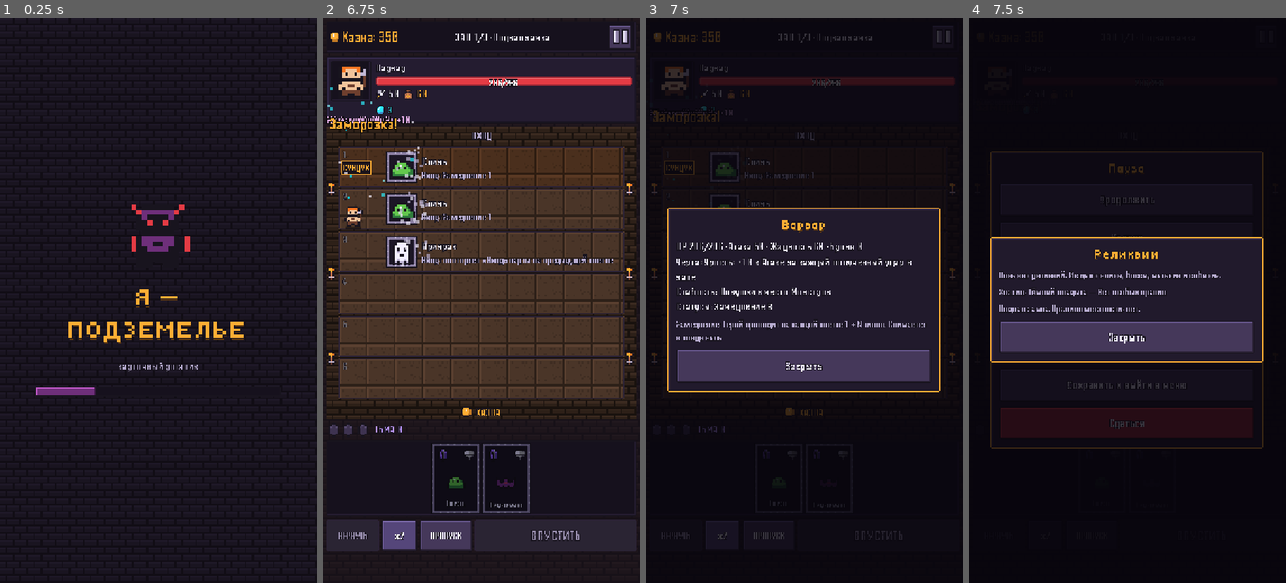
Above: before the commit, frames 1-4 (left to right).
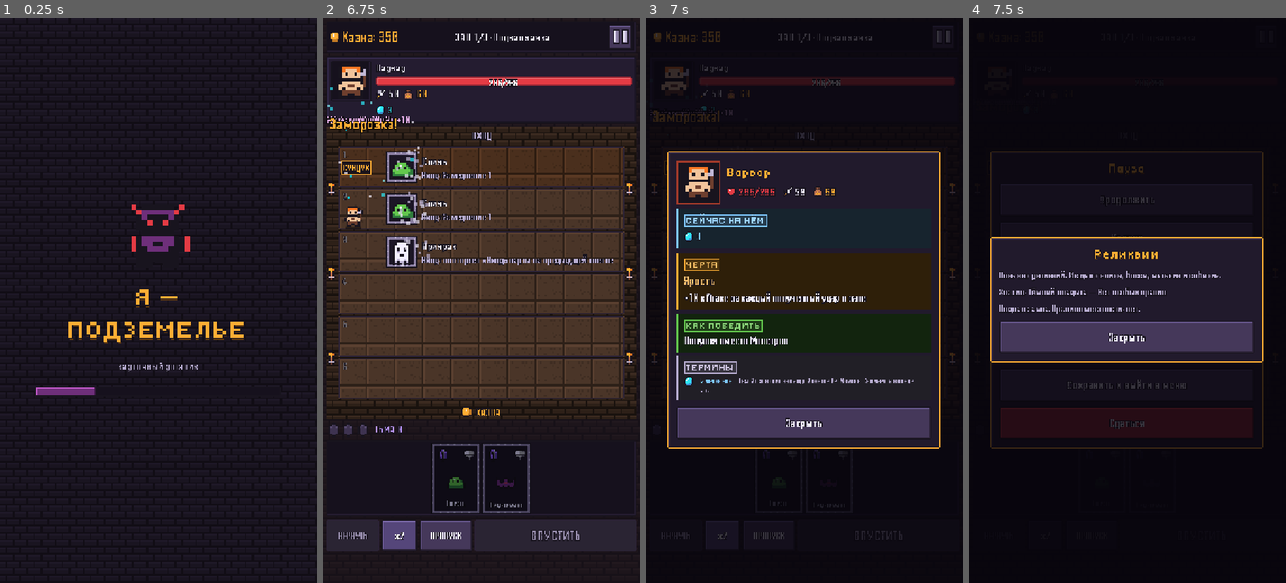
Above: after the commit, the same moments.

Repository: evgengoldwar/NeonPrime
Game: Godot game, scene res://tools/ui_shots.tscn
Two runs of this game, one before a commit and one after it. Both use one fixed random seed, a clock stepped at 60 frames per second and the inputs below. This scene is started directly instead of the project's main scene.
Inputs (mouse positions are in pixels of both pictures, inside the frame that each line leads up to):
- Up to frame 1 (0.25 s): no input
- Up to frame 2 (6.75 s): tap Enter at 0.5 s; move the mouse to (551, 272) at 0.52 s; click (551, 272) at 0.67 s; click "?" at 1.25 s; click "В БОЙ!" at 2 s; click "Закрыть" at 2.75 s; click "Закрыть" at 3.5 s; click (617, 40) at 4.25 s; click "Бой" at 5 s; click "ВЕРНУТЬ" at 5.75 s; click "x1" at 6.5 s
- Up to frame 3 (7 s): no input
- Up to frame 4 (7.5 s): click "Реликвии" at 7.25 s

Frames 1-2 are identical in both runs. In frame 3, 32% of the frame differs, in the area x 6-93%, y 23-77%; in frame 4, nothing differs.
Error in both runs: Invalid call. Nonexistent function '_show' in base 'Control (settings.gd)'. (res://tools/ui_shots.gd:61)

Commit message:
Красивое описание героя: портрет, значки, цветные блоки, термины
- Новый UI.hero_popup: портрет, HP/атака/жадность/броня значками
- Блоки «Черта», «Фаза 2», «Элита», «Как победить», «Коллекция» с цветной полосой
- Текущие статусы героя в бою значками, термины с иконками и цветом
- Длинные окна прокручиваются, кнопка «Закрыть» всегда видна

Co-Authored-By: Claude Opus 5.5 <noreply@anthropic.com>
Claude-Session: https://claude.ai/code/session_01CBXFTShUYY1UPBHpFGh8b6

Diff:
--- a/scripts/screens/battle.gd
+++ b/scripts/screens/battle.gd
@@ -673,20 +673,7 @@
 	var h: Dictionary = b.hero_by_uid(uid)
 	if h.is_empty():
 		return
-	var d: Dictionary = Data.hero_def(h.id)
-	var lines := []
-	lines.append("HP %d/%d · Атака %d · Жадность %d · Броня %d" % [maxi(0, h.hp), h.max_hp, h.atk + 10 * h.rage, h.greed, h.armor])
-	lines.append("Черта: " + d.get("trait_text", ""))
-	if d.has("phase2_text"):
-		lines.append("Фаза 2 (HP < 50%): " + d.phase2_text)
-	for mid in h.mods:
-		var md: Dictionary = Data.elite_mod(mid)
-		lines.append(md.get("name", "") + ": " + md.get("text", ""))
-	lines.append("Слабость: " + d.get("weakness", ""))
-	var st := _status_text(h)
-	if st != "":
-		lines.append("Статусы: " + st)
-	UI.info_popup(self, h.name, "\n".join(lines))
+	UI.hero_popup(self, h.id, h)
 
 
 # ---------------------------------------------------------------- перетаскивание
--- a/scripts/screens/trophies.gd
+++ b/scripts/screens/trophies.gd
@@ -81,14 +81,11 @@
 
 
 func _show(id: String, got: bool) -> void:
-	var d: Dictionary = Data.hero_def(id)
 	if not got:
 		UI.info_popup(self, "???", "Этот герой ещё не убит. Убей его, чтобы повесить портрет на стену.")
 		return
-	var text := "HP %d · Атака %d · Жадность %d\n%s\nСлабость: %s" % [int(d.hp), int(d.atk), int(d.greed), d.trait_text, d.weakness]
-	if d.has("phase2_text"):
-		text += "\nФаза 2: " + d.phase2_text
+	var extra := ""
 	for c in Data.collections:
 		if c.id == id:
-			text += "\n\nКоллекция: " + c.text + (" (собрана)" if Game.has_collection(id) else " (нужны обычный и элитный)")
-	UI.info_popup(self, d.name, text)
+			extra = c.text + (" (собрана)" if Game.has_collection(id) else " (нужны обычный и элитный)")
+	UI.hero_popup(self, id, {}, extra)
--- a/scripts/ui/ui.gd
+++ b/scripts/ui/ui.gd
@@ -997,7 +997,14 @@
 	if heading != "":
 		v.add_child(title(heading, 32))
 	var body := vbox(10)
-	v.add_child(body)
+	body.size_flags_horizontal = Control.SIZE_EXPAND_FILL
+	# Высокое содержимое прокручивается, кнопка «Закрыть» всегда видна.
+	var sc := ScrollContainer.new()
+	sc.horizontal_scroll_mode = ScrollContainer.SCROLL_MODE_DISABLED
+	sc.add_child(body)
+	v.add_child(sc)
+	var max_h: float = maxf(300.0, parent.get_viewport().get_visible_rect().size.y - 280.0)
+	body.minimum_size_changed.connect(func(): sc.custom_minimum_size.y = minf(body.get_combined_minimum_size().y, max_h))
 	if close_text != "":
 		v.add_child(button(close_text, func(): ov.queue_free()))
 	return {"overlay": ov, "box": body, "root": v}
@@ -1023,3 +1030,144 @@
 		p.box.add_child(label(help, 16, DIM))
 	if not up and Data.cards[id].has("up"):
 		p.box.add_child(label("Версия «+»: " + Data.card_text(id, true), 16, GREEN))
+
+
+# ---------------------------------------------------------------- карточка героя
+
+const KEYWORD_ICONS := {
+	"Замедление": "slow", "Страх": "fear", "Яд": "poison", "Горение": "burn",
+	"Уязвимость": "vuln", "Оглушение": "stun", "Проклятие": "curse", "Засада": "sword",
+}
+const KEYWORD_COLORS := {
+	"Замедление": Color("#7fc8ff"), "Страх": Color("#c159c9"), "Яд": Color("#63c74d"),
+	"Горение": Color("#f77622"), "Уязвимость": Color("#e43b44"), "Оглушение": Color("#feae34"),
+	"Проклятие": Color("#9d6bff"),
+}
+
+
+## Подробная карточка героя: портрет, характеристики значками, блоки черты,
+## второй фазы, элитных свойств и слабости, затем справка по терминам.
+## h — живой герой из боя (текущие HP, броня, статусы) или {} для справочника.
+static func hero_popup(parent: Node, id: String, h: Dictionary = {}, extra: String = "") -> void:
+	var d: Dictionary = Data.hero_def(id)
+	var p := popup(parent, "")
+	var box: VBoxContainer = p.box
+	# Шапка: портрет и имя с характеристиками
+	var head := hbox(16)
+	var port := PanelContainer.new()
+	port.add_theme_stylebox_override("panel", style(INK, 0, Color(d.get("color", "#6b5a8a")), 4, 8))
+	port.add_child(hero_icon(id, 7))
+	port.size_flags_vertical = Control.SIZE_SHRINK_CENTER
+	head.add_child(port)
+	var hv := vbox(8)
+	hv.size_flags_horizontal = Control.SIZE_EXPAND_FILL
+	hv.alignment = BoxContainer.ALIGNMENT_CENTER
+	var nm := label(h.get("name", d.get("name", "???")), 24, GOLD, HORIZONTAL_ALIGNMENT_LEFT, false)
+	nm.add_theme_font_override("font", pixel_font())
+	nm.add_theme_font_size_override("font_size", 32)
+	hv.add_child(nm)
+	var stats := HFlowContainer.new()
+	stats.add_theme_constant_override("h_separation", 18)
+	stats.add_theme_constant_override("v_separation", 6)
+	var hp_txt := str(int(d.get("hp", 0)))
+	var atk := int(d.get("atk", 0))
+	var greed := int(d.get("greed", 0))
+	if not h.is_empty():
+		hp_txt = "%d/%d" % [maxi(0, int(h.hp)), int(h.max_hp)]
+		atk = int(h.atk) + 10 * int(h.get("rage", 0))
+		greed = int(h.greed)
+	stats.add_child(chip("heart", hp_txt, RED, 26, 3))
+	stats.add_child(chip("sword", str(atk), TEXT, 26, 3))
+	stats.add_child(chip("greed", str(greed), GOLD, 26, 3))
+	if not h.is_empty() and int(h.armor) > 0:
+		stats.add_child(chip("armor", str(int(h.armor)), Color("#9fb4cf"), 26, 3))
+	hv.add_child(stats)
+	head.add_child(hv)
+	box.add_child(head)
+	var all_text := ""
+	# Статусы в бою
+	if not h.is_empty():
+		var st := HFlowContainer.new()
+		st.add_theme_constant_override("h_separation", 14)
+		for s in [["slow", "slow", "Замедление"], ["poison", "poison", "Яд"], ["burn", "burn", "Горение"],
+				["vuln", "vuln", "Уязвимость"], ["stun", "stun", "Оглушение"], ["curse", "curse", "Проклятие"]]:
+			var n := int(h.get(s[0], 0))
+			if n > 0:
+				all_text += " " + str(s[2])
+				st.add_child(chip(s[1], str(n) if s[0] != "vuln" and s[0] != "stun" else "", KEYWORD_COLORS.get(s[2], TEXT), 24, 3))
+		if st.get_child_count() > 0:
+			box.add_child(_hero_block("СЕЙЧАС НА НЁМ", Color("#7fc8ff"), "", "", st))
+	# Черта
+	var tt: String = d.get("trait_text", "")
+	var tparts := tt.split(": ", true, 1)
+	if tparts.size() == 2:
+		var desc: String = tparts[1]
+		box.add_child(_hero_block("ЧЕРТА", GOLD, tparts[0], desc.left(1).to_upper() + desc.substr(1)))
+	elif tt != "":
+		box.add_child(_hero_block("ЧЕРТА", GOLD, "", tt))
+	all_text += tt
+	if d.has("phase2_text"):
+		box.add_child(_hero_block("ФАЗА 2 · HP < 50%", RED, "", d.phase2_text))
+		all_text += " " + str(d.phase2_text)
+	for mid in h.get("mods", []):
+		var md: Dictionary = Data.elite_mod(mid)
+		box.add_child(_hero_block("ЭЛИТА", DARK, md.get("name", ""), md.get("text", "")))
+		all_text += " " + str(md.get("text", ""))
+	if d.get("weakness", "") != "":
+		box.add_child(_hero_block("КАК ПОБЕДИТЬ", GREEN, "", d.weakness))
+		all_text += " " + str(d.weakness)
+	if extra != "":
+		box.add_child(_hero_block("КОЛЛЕКЦИЯ", SOUL, "", extra))
+	# Термины: значок, слово цветом и короткое пояснение
+	var terms := []
+	for k in Data.KEYWORDS.keys():
+		if all_text.find(k) != -1:
+			terms.append(k)
+	if not terms.is_empty():
+		var tv := vbox(6)
+		for k in terms:
+			var row := hbox(8)
+			var col: Color = KEYWORD_COLORS.get(k, DIM)
+			if KEYWORD_ICONS.has(k):
+				var ic := icon("icons/" + KEYWORD_ICONS[k], 3)
+				ic.size_flags_vertical = Control.SIZE_SHRINK_BEGIN
+				row.add_child(ic)
+			var l := RichTextLabel.new()
+			l.bbcode_enabled = true
+			l.fit_content = true
+			l.scroll_active = false
+			l.autowrap_mode = TextServer.AUTOWRAP_WORD_SMART
+			l.size_flags_horizontal = Control.SIZE_EXPAND_FILL
+			l.mouse_filter = Control.MOUSE_FILTER_IGNORE
+			l.add_theme_font_size_override("normal_font_size", 18)
+			l.add_theme_font_size_override("bold_font_size", 18)
+			l.add_theme_color_override("default_color", DIM)
+			l.text = "[b][color=#%s]%s[/color][/b] — %s" % [col.to_html(false), k, Data.KEYWORDS[k]]
+			row.add_child(l)
+			tv.add_child(row)
+		box.add_child(_hero_block("ТЕРМИНЫ", DIM, "", "", tv))
+
+
+## Блок с цветной полосой слева: ярлык, жирное название и текст (или свой узел).
+static func _hero_block(caption: String, col: Color, heading: String, text: String, content: Control = null) -> Control:
+	var outer := hbox(0)
+	var bar := ColorRect.new()
+	bar.color = col
+	bar.custom_minimum_size = Vector2(6, 0)
+	outer.add_child(bar)
+	var p := PanelContainer.new()
+	p.add_theme_stylebox_override("panel", style(col.darkened(0.82), 0, Color.TRANSPARENT, 0, 12))
+	p.size_flags_horizontal = Control.SIZE_EXPAND_FILL
+	outer.add_child(p)
+	var v := vbox(6)
+	p.add_child(v)
+	var cap := tag(caption, col, 16)
+	cap.size_flags_horizontal = Control.SIZE_SHRINK_BEGIN
+	v.add_child(cap)
+	if heading != "":
+		v.add_child(label(heading, 26, col.lightened(0.3)))
+	if text != "":
+		v.add_child(label(text, 22, TEXT))
+	if content != null:
+		v.add_child(content)
+	return outer
